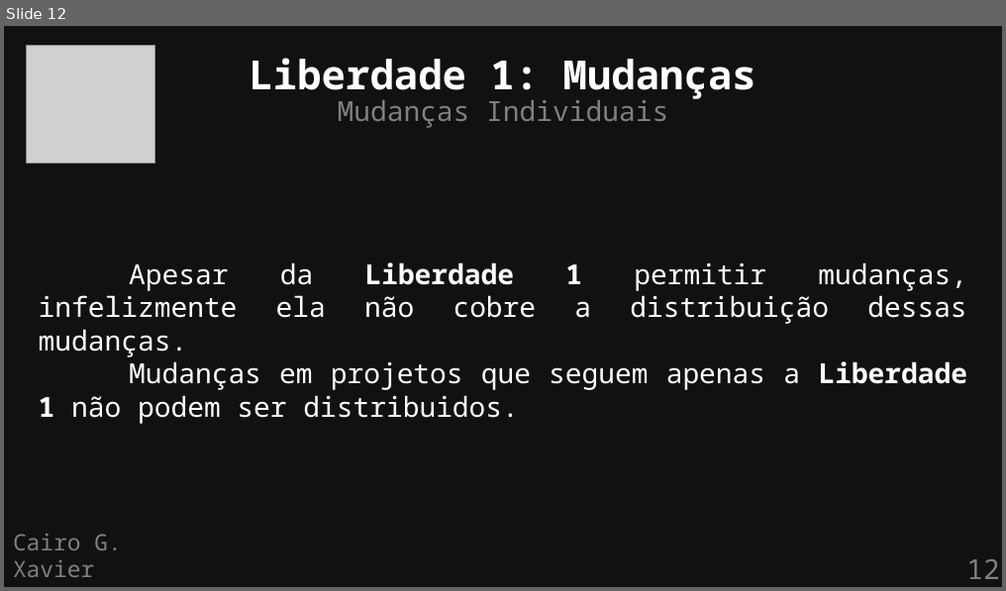
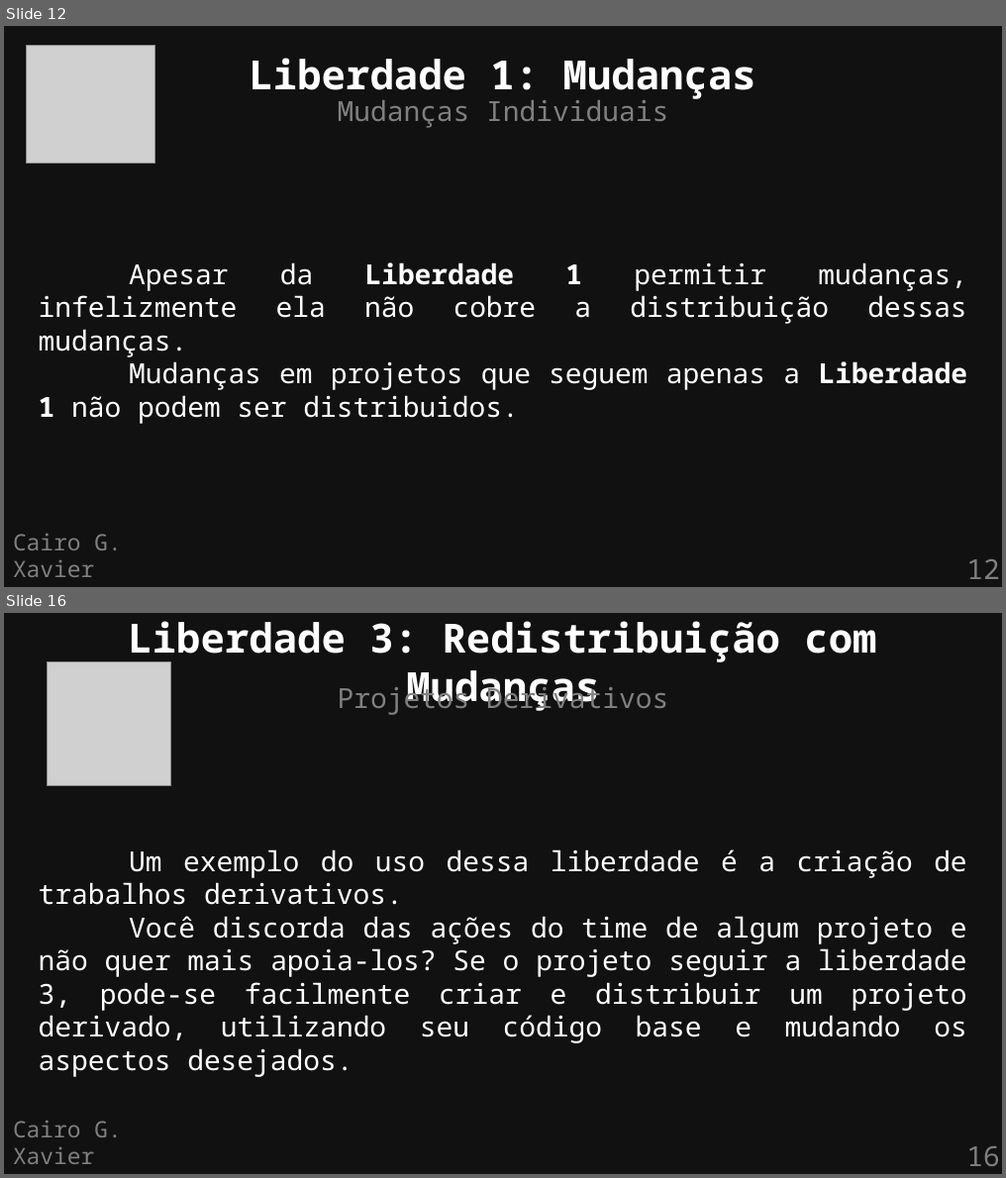
Before and after one commit to cairoGarcia/flisol-2026-ufmg, a slide deck: slides/definicao.odp. Shown one above the other, each under a label of ours: slide 12 before the commit, slides 12 and 16 after it; the slides between them are not shown. The pictures are 1006x591 and 1006x1178 pixels, drawn with LibreOffice and Linux fonts; fonts in the diff are those of the drawing; grey boxes stand for pictures. Boxes give left, top, right and bottom in pixels: in the first picture for what was removed or moved away, otherwise in the second. Text is boxed around its words. In the diff, an @@ line names an element or a change of style, - is before the commit and + after.

```diff
--- a/slides/definicao.odp
+++ b/slides/definicao.odp
@@ slide 16 added at (4, 613, 1002, 1174), background #111111 @@
@@ text added at (128, 621, 876, 711), 32 pt, text #FFFFFF, bold @@
+Liberdade 3: Redistribuição com Mudanças
@@ picture added at (47, 662, 170, 786) @@
@@ text added at (338, 681, 668, 715), 22 pt, text #808080 @@
+Projetos Derivativos
@@ text added at (39, 850, 967, 1077), 22 pt, text #FFFFFF @@
+Um exemplo do uso dessa liberdade é a criação de trabalhos derivativos.
+Você discorda das ações do time de algum projeto e não quer mais apoia-los? Se o projeto seguir a liberdade 3, pode-se facilmente criar e distribuir um projeto derivado, utilizando seu código base e mudando os aspectos desejados.
@@ text added at (13, 1121, 121, 1164), 18 pt, text #808080 @@
+Cairo G. Xavier
@@ page number added at (966, 1147, 999, 1166), 22 pt, text #808080 @@
+16
```
Also in this commit, not shown: 3 slides changed, 3 other slides added, 1 other file.
